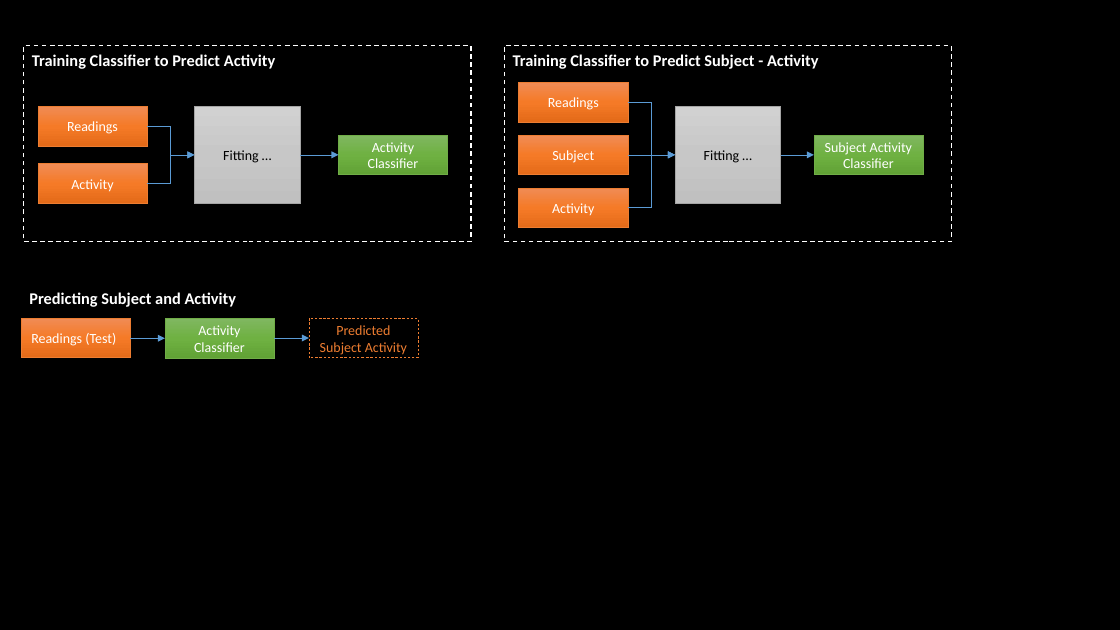
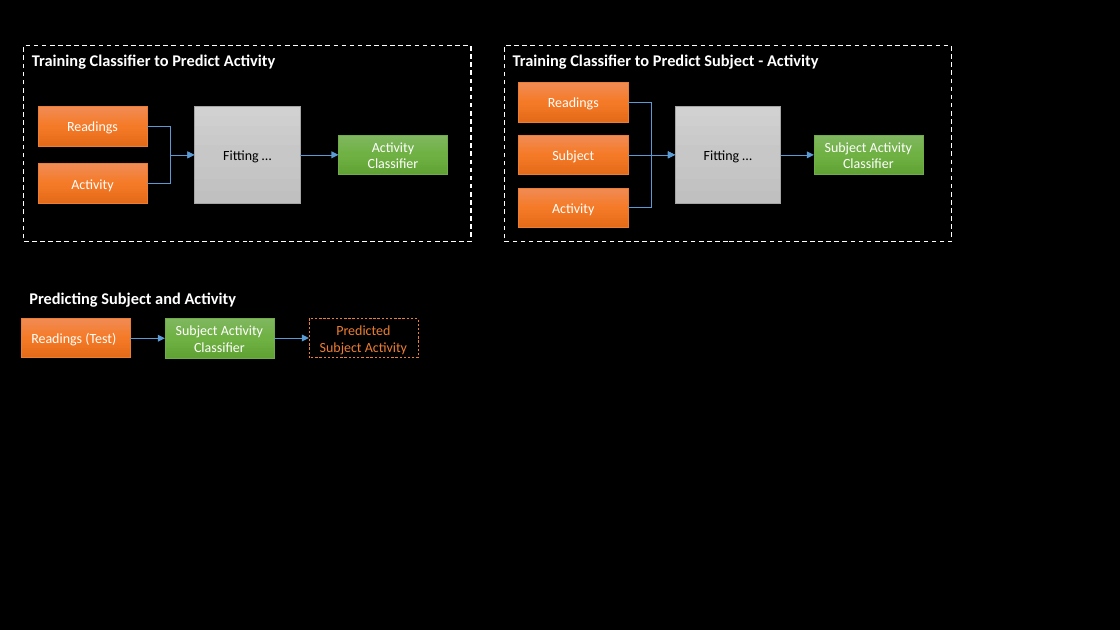
Before and after one commit to junquant/mlproject, a slide deck: slide 3 of presentation/pptx/drawings.pptx. Drawn at 1120x630 pixels with LibreOffice and Linux fonts; fonts in the diff are those of the drawing. Boxes give left, top, right and bottom in pixels: in the first picture for what was removed or moved away, otherwise in the second. Text is boxed around its words. In the diff, an @@ line names an element or a change of style, - is before the commit and + after.

```diff
--- a/presentation/pptx/drawings.pptx
+++ b/presentation/pptx/drawings.pptx
@@ text in rectangle at (x1=176, y1=325, x2=263, y2=352): text changed @@
-Activity Classifier
+Subject Activity Classifier
```
Also in this commit, not shown: 1 other file.
